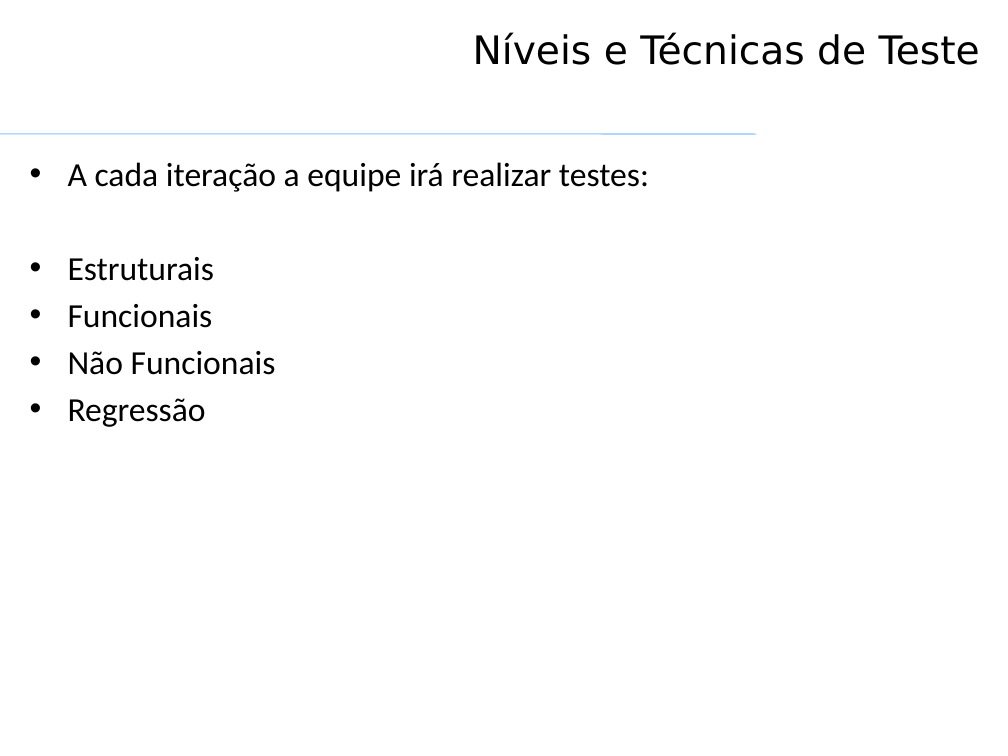
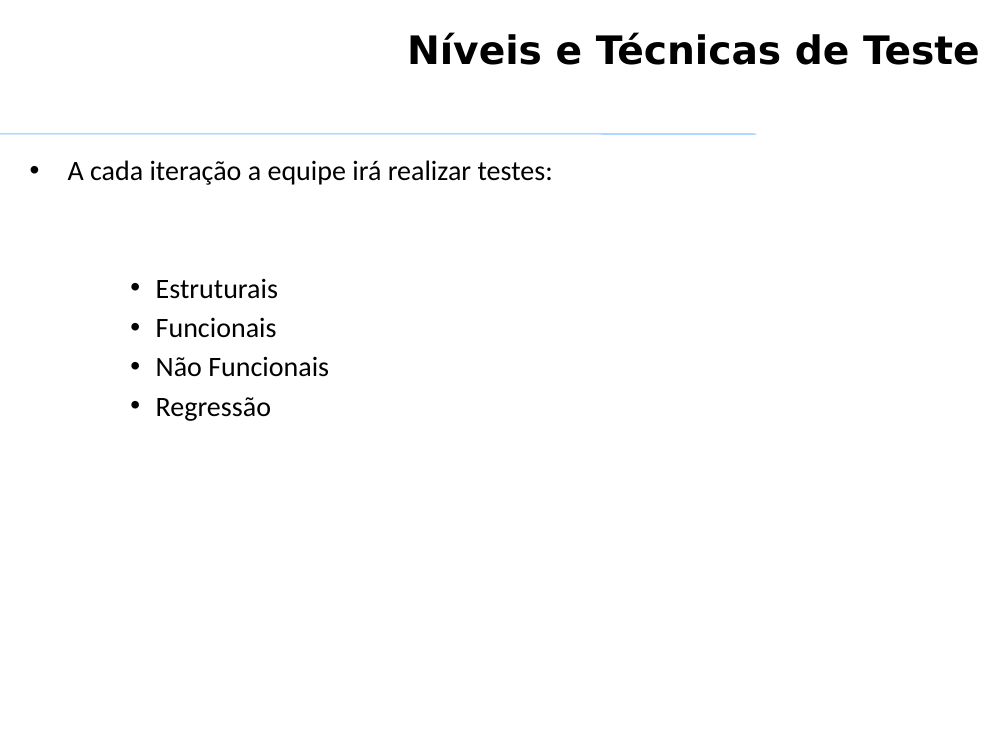
Before and after one commit to VagnerAlcantara/TCC, a slide deck: slide 8 of Qualidade de Produto de SW/Qualidade de produto de SW - TRABALHO.pptx. Drawn at 1008x756 pixels with LibreOffice and Linux fonts; fonts in the diff are those of the drawing; background and template pictures are left out. Boxes give left, top, right and bottom in pixels: in the first picture for what was removed or moved away, otherwise in the second. Text is boxed around its words. In the diff, an @@ line names an element or a change of style, - is before the commit and + after.

```diff
--- a/Qualidade de Produto de SW/Qualidade de produto de SW - TRABALHO.pptx
+++ b/Qualidade de Produto de SW/Qualidade de produto de SW - TRABALHO.pptx
@@ title "Níveis e Técnicas de Teste" at (x1=407, y1=33, x2=980, y2=65): bold on @@
@@ text "A cada iteração a equipe ..." at (x1=68, y1=160, x2=553, y2=421): size 24 to 20 pt; list level 1 to 3 in "Estruturais"; list level 1 to 3 in "Funcionais"; list level 1 to 3 in "Não Funcionais"; list level 1 to 3 in "Regressão" @@
```
Also in this commit, not shown: 18 other slides changed.
